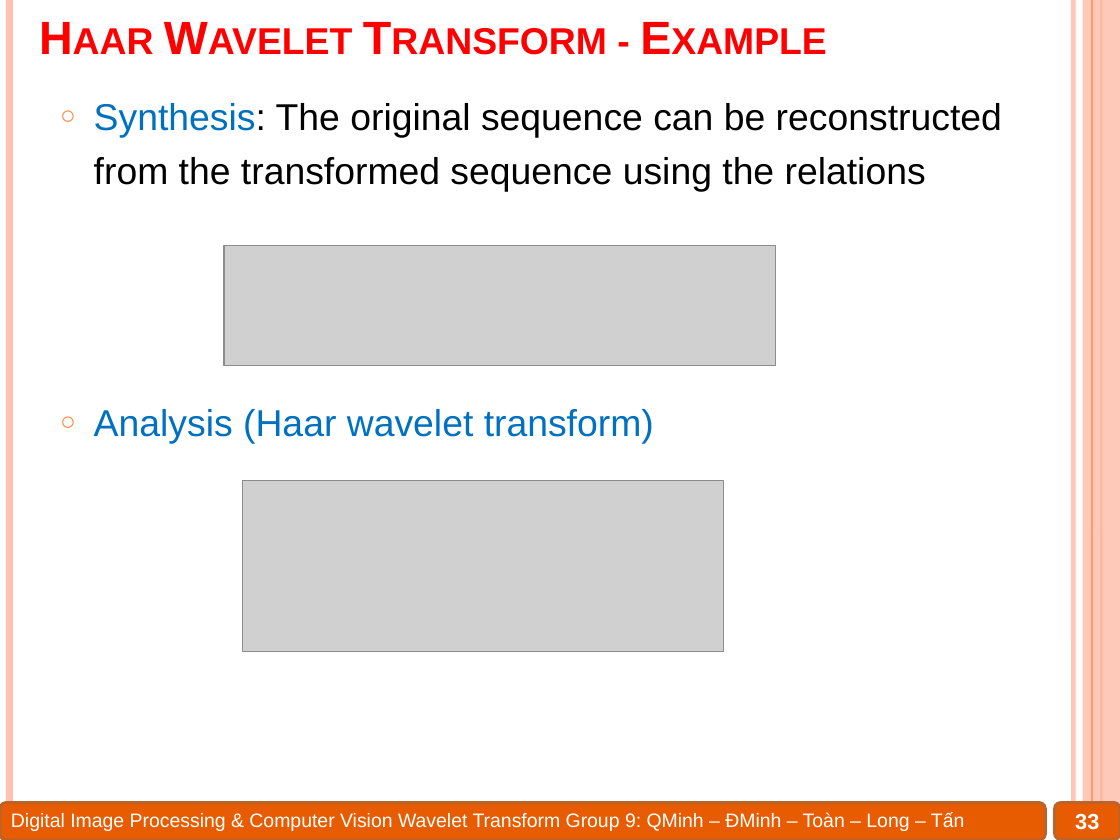
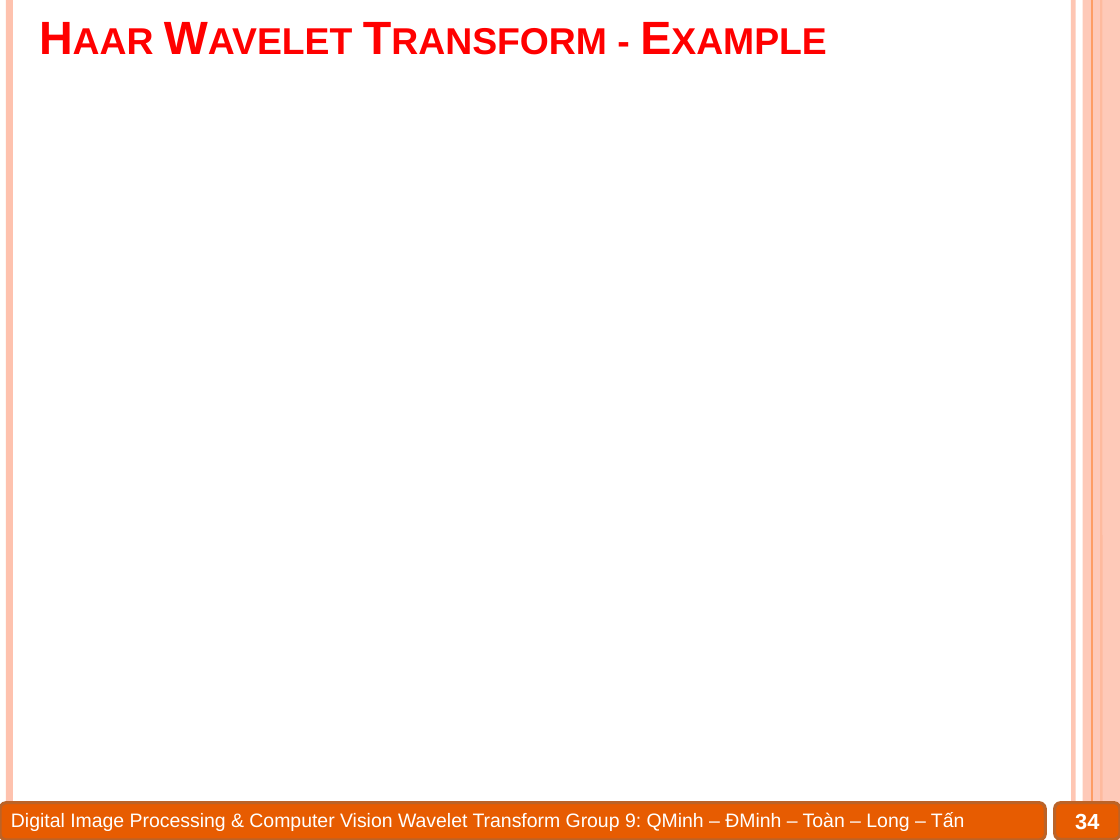
Before and after one commit to Alex7Huynh/dip-g9, a slide deck: slide 34 of 6. PPT/Wavelet transform.pptx (slide 33 before the commit). Drawn at 1120x840 pixels with LibreOffice and Linux fonts; fonts in the diff are those of the drawing; grey boxes stand for pictures. Boxes give left, top, right and bottom in pixels: in the first picture for what was removed or moved away, otherwise in the second. Text is boxed around its words. In the diff, an @@ line names an element or a change of style, - is before the commit and + after.

```diff
--- a/6. PPT/Wavelet transform.pptx
+++ b/6. PPT/Wavelet transform.pptx
@@ text removed at bbox=[94, 103, 1002, 444] @@
-○ Synthesis: The original sequence can be reconstructed from the transformed sequence using the relations
-○ Analysis (Haar wavelet transform)
@@ picture removed at bbox=[224, 245, 775, 366] @@
@@ picture removed at bbox=[243, 480, 724, 652] @@
@@ page number at bbox=[1075, 813, 1099, 830]: text changed @@
-33
+34
```
Also in this commit, not shown: 9 other slides changed, 4 other files.
